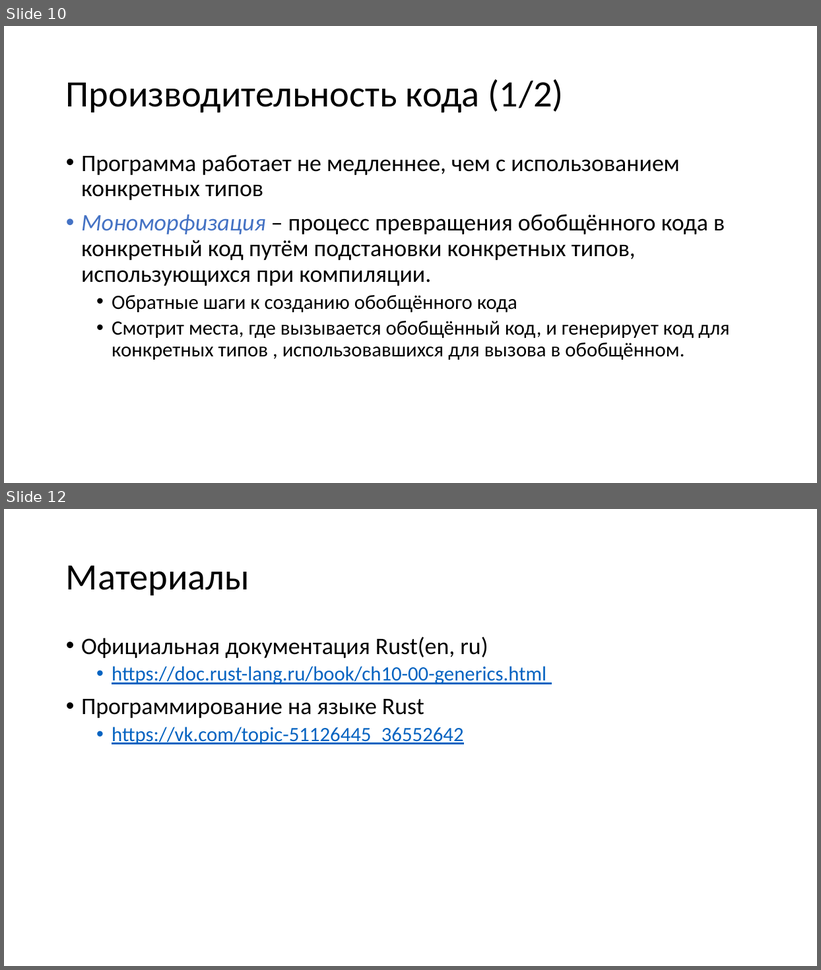
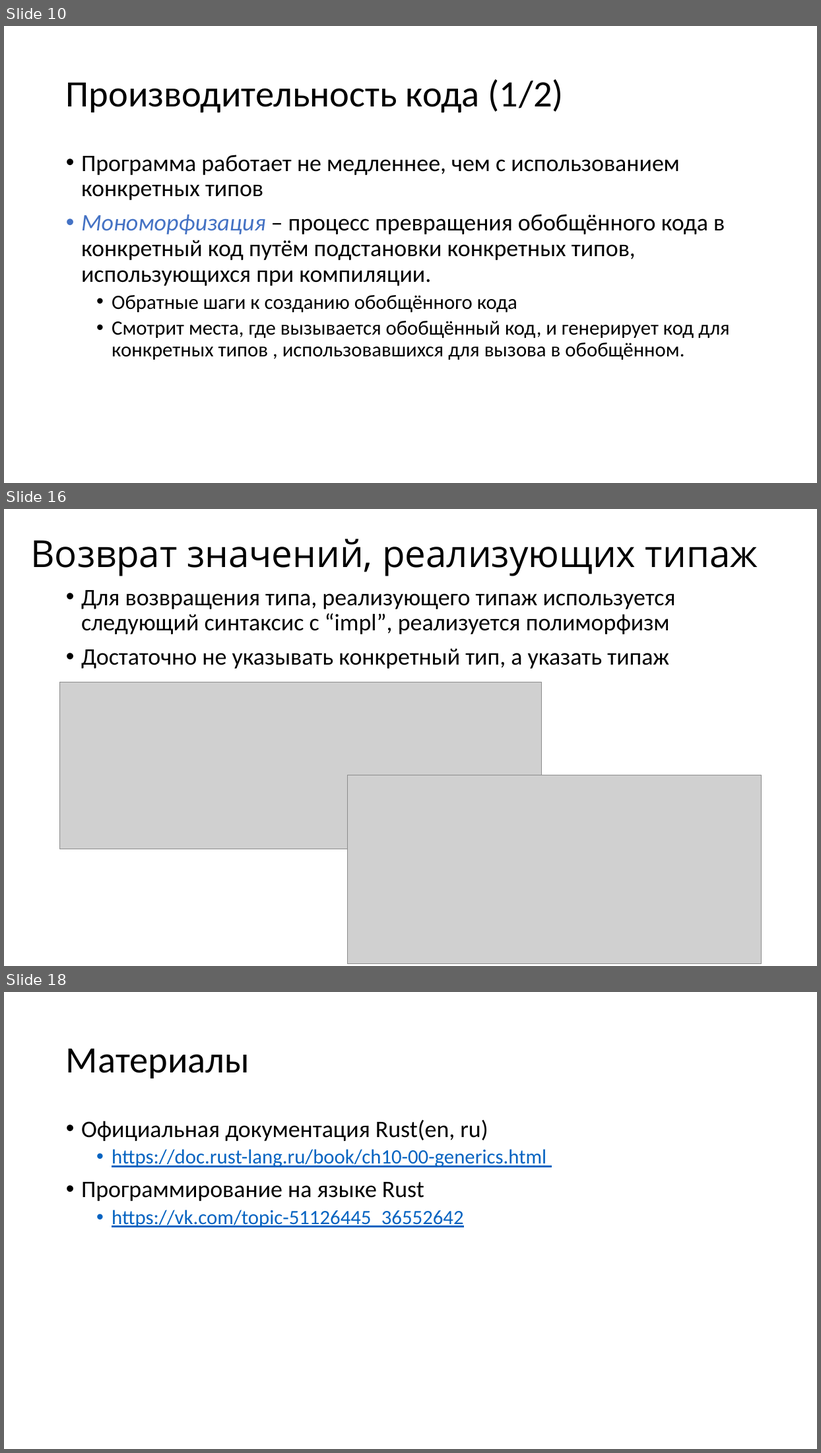
Before and after one commit to Katalien/New-programming-languages, a slide deck: reports/07_general_types/general_types.pptx. Shown one above the other, each under a label of ours: slides 10 and 12 before the commit, slides 10, 16 and 18 after it; the slides between them are not shown. The pictures are 821x970 and 821x1453 pixels, drawn with LibreOffice and Linux fonts; fonts in the diff are those of the drawing; grey boxes stand for pictures. Boxes give left, top, right and bottom in pixels: in the first picture for what was removed or moved away, otherwise in the second. Text is boxed around its words. In the diff, an @@ line names an element or a change of style, - is before the commit and + after.

```diff
--- a/reports/07_general_types/general_types.pptx
+++ b/reports/07_general_types/general_types.pptx
@@ slide 16 added at bbox=[4, 509, 817, 966], background #FFFFFF @@
@@ title added at bbox=[30, 539, 758, 576], 44 pt, text #000000 @@
+Возврат значений, реализующих типаж
@@ text added at bbox=[81, 590, 676, 669], 28 pt, text #000000 @@
+• Для возвращения типа, реализующего типаж используется следующий синтаксис с “impl”, реализуется полиморфизм
+• Достаточно не указывать конкретный тип, а указать типаж
@@ picture added at bbox=[60, 682, 542, 850] @@
@@ picture added at bbox=[348, 776, 762, 964] @@
@@ what was slide 12 is now slide 18 @@
```
Also in this commit, not shown: 2 slides changed, 5 other slides added, 4 other files.
